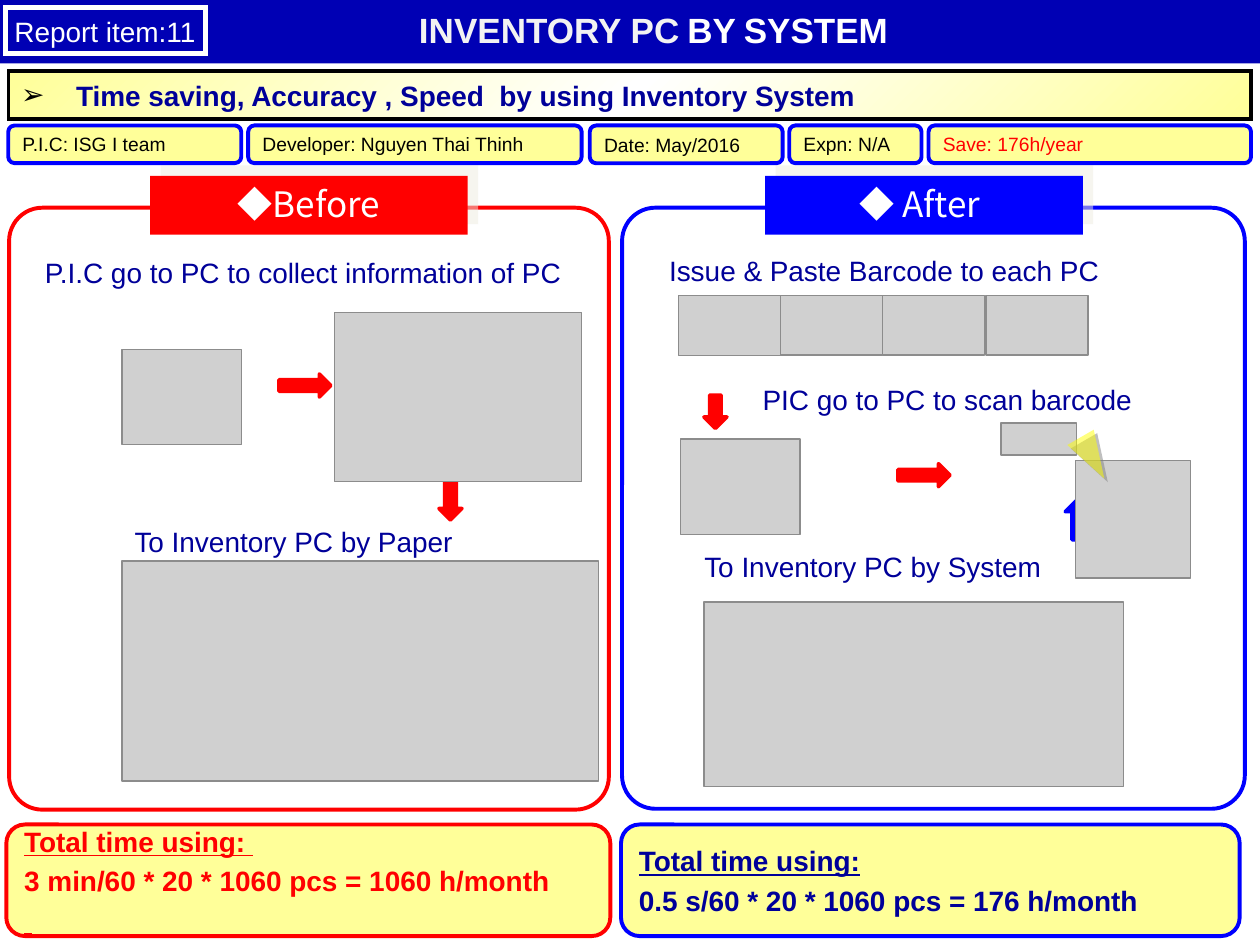
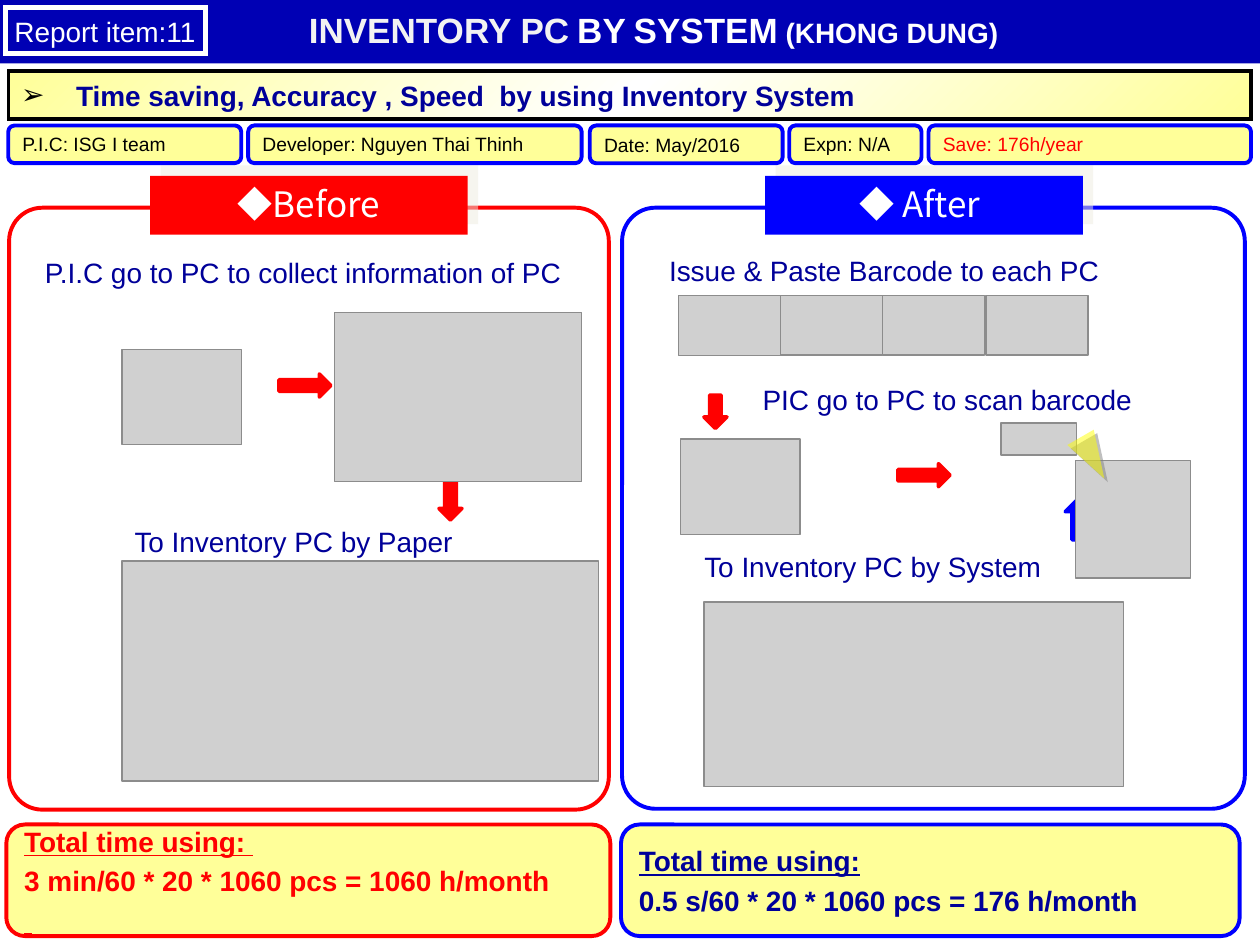
Before and after one commit to thietbicongnghevietnam/ReportPSNV, a slide deck: slide 13 of Report_test.pptx. Drawn at 1260x945 pixels with LibreOffice and Linux fonts; fonts in the diff are those of the drawing; grey boxes stand for pictures. Boxes give left, top, right and bottom in pixels: in the first picture for what was removed or moved away, otherwise in the second. Text is boxed around its words. In the diff, an @@ line names an element or a change of style, - is before the commit and + after.

Commit message:
30012024a

```diff
--- a/Report_test.pptx
+++ b/Report_test.pptx
@@ text in rectangle at (x1=309, y1=18, x2=998, y2=48): text changed; text colour #F2F2F2 to #FFFFFF @@
-INVENTORY PC BY SYSTEM
+INVENTORY PC BY SYSTEM (khong dung)
```
Also in this commit, not shown: 4 other slides changed.
